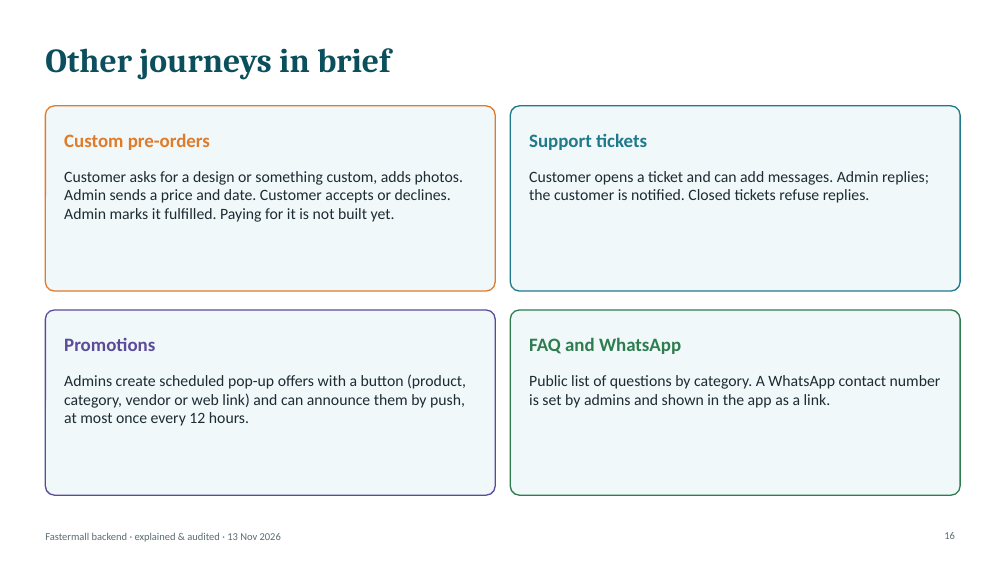
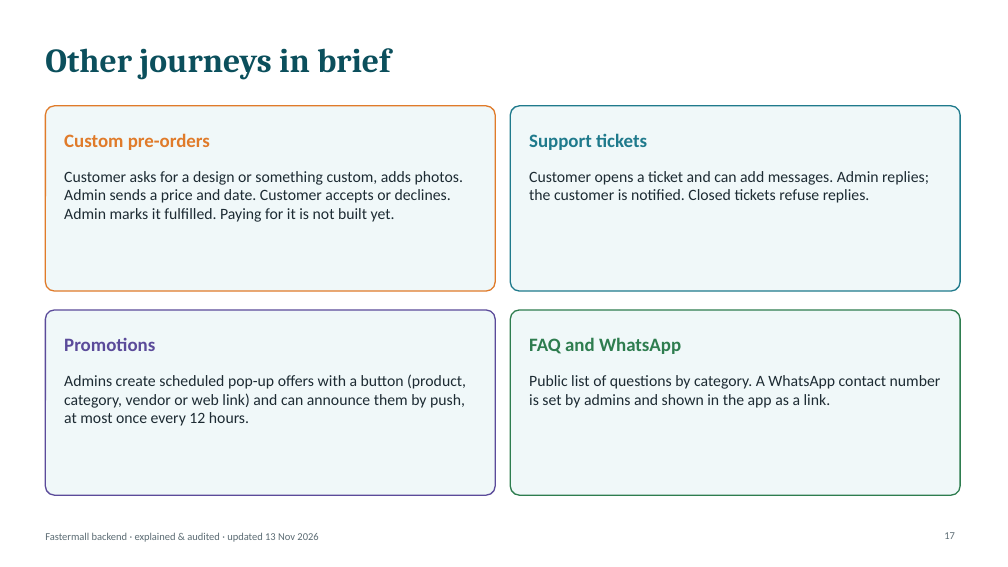
Before and after one commit to chris008123/Fastermall-Backend-, a slide deck: slide 17 of presentation/Fastermall_Backend_Explained.pptx (slide 16 before the commit). Drawn at 1008x567 pixels with LibreOffice and Linux fonts; fonts in the diff are those of the drawing. Boxes give left, top, right and bottom in pixels: in the first picture for what was removed or moved away, otherwise in the second. Text is boxed around its words. In the diff, an @@ line names an element or a change of style, - is before the commit and + after.

```diff
--- a/presentation/Fastermall_Backend_Explained.pptx
+++ b/presentation/Fastermall_Backend_Explained.pptx
@@ text at (x1=45, y1=532, x2=318, y2=542): text changed @@
-Fastermall backend · explained & audited · 13 Nov 2026
+Fastermall backend · explained & audited · updated 13 Nov 2026
@@ page number at (x1=944, y1=532, x2=955, y2=539): text changed @@
-16
+17
```
Also in this commit, not shown: 24 other slides changed, 3 slides added, 2 slides removed, 18 other files.
